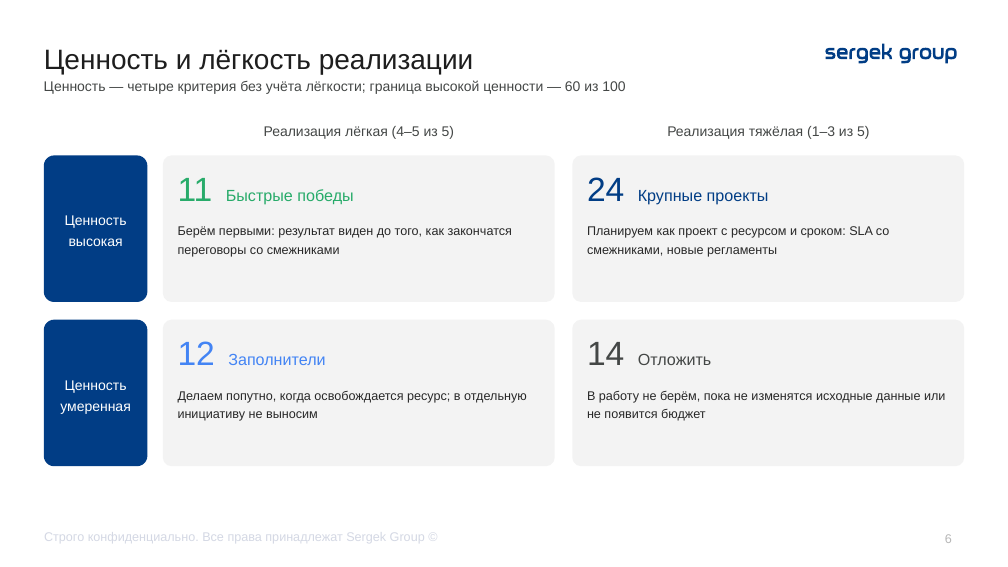
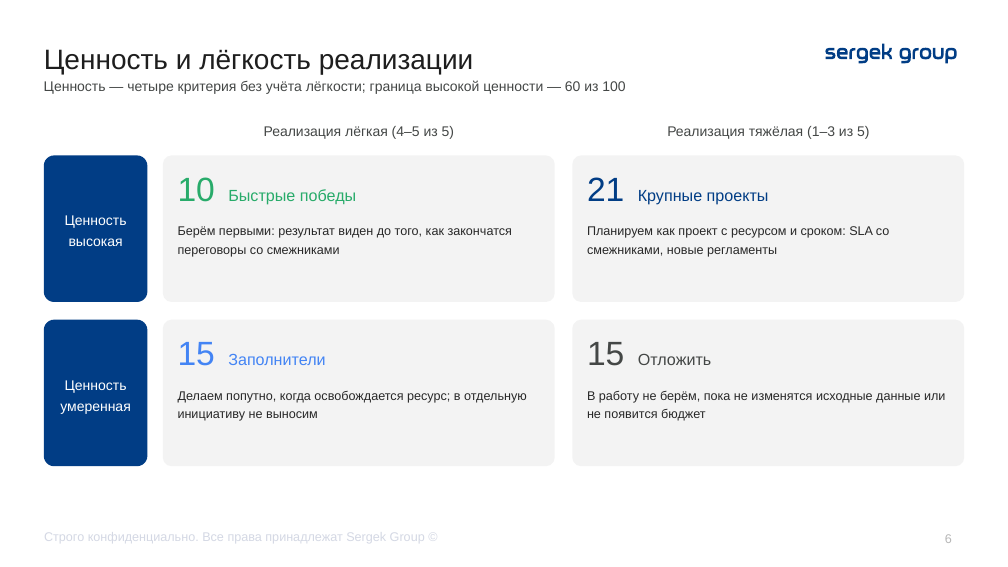
Before and after one commit to TemeshevProject/SG-DUP-Project, a slide deck: slide 6 of dup_project/02_Презентация/ДУП_Приоритеты_реинжиниринга_презентация.pptx. Drawn at 1008x567 pixels with LibreOffice and Linux fonts; fonts in the diff are those of the drawing. Boxes give left, top, right and bottom in pixels: in the first picture for what was removed or moved away, otherwise in the second. Text is boxed around its words. In the diff, an @@ line names an element or a change of style, - is before the commit and + after.

```diff
--- a/dup_project/02_Презентация/ДУП_Приоритеты_реинжиниринга_презентация.pptx
+++ b/dup_project/02_Презентация/ДУП_Приоритеты_реинжиниринга_презентация.pptx
@@ text in rounded rectangle at (x1=178, y1=177, x2=356, y2=205): text changed @@
-11 Быстрые победы
+10 Быстрые победы
@@ text in rounded rectangle at (x1=587, y1=177, x2=769, y2=205): text changed @@
-24 Крупные проекты
+21 Крупные проекты
@@ text in rounded rectangle at (x1=178, y1=342, x2=325, y2=366): text changed @@
-12 Заполнители
+15 Заполнители
@@ text in rounded rectangle at (x1=587, y1=342, x2=712, y2=366): text changed @@
-14 Отложить
+15 Отложить
```
Also in this commit, not shown: 7 other slides changed, 9 other files.
